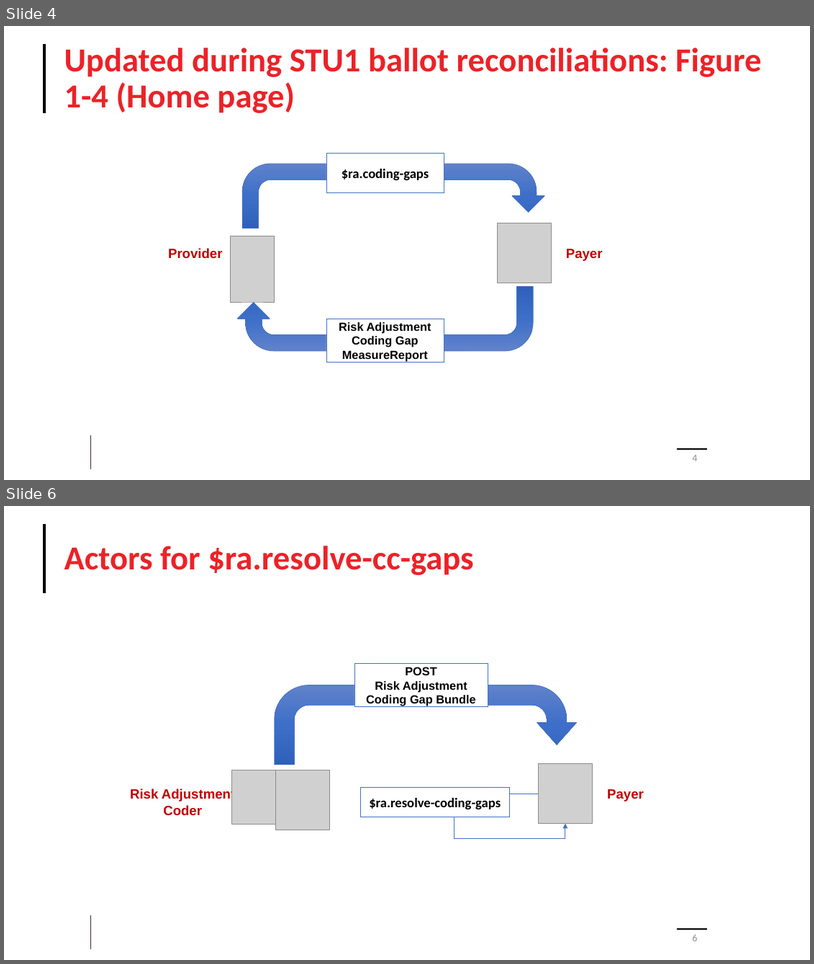
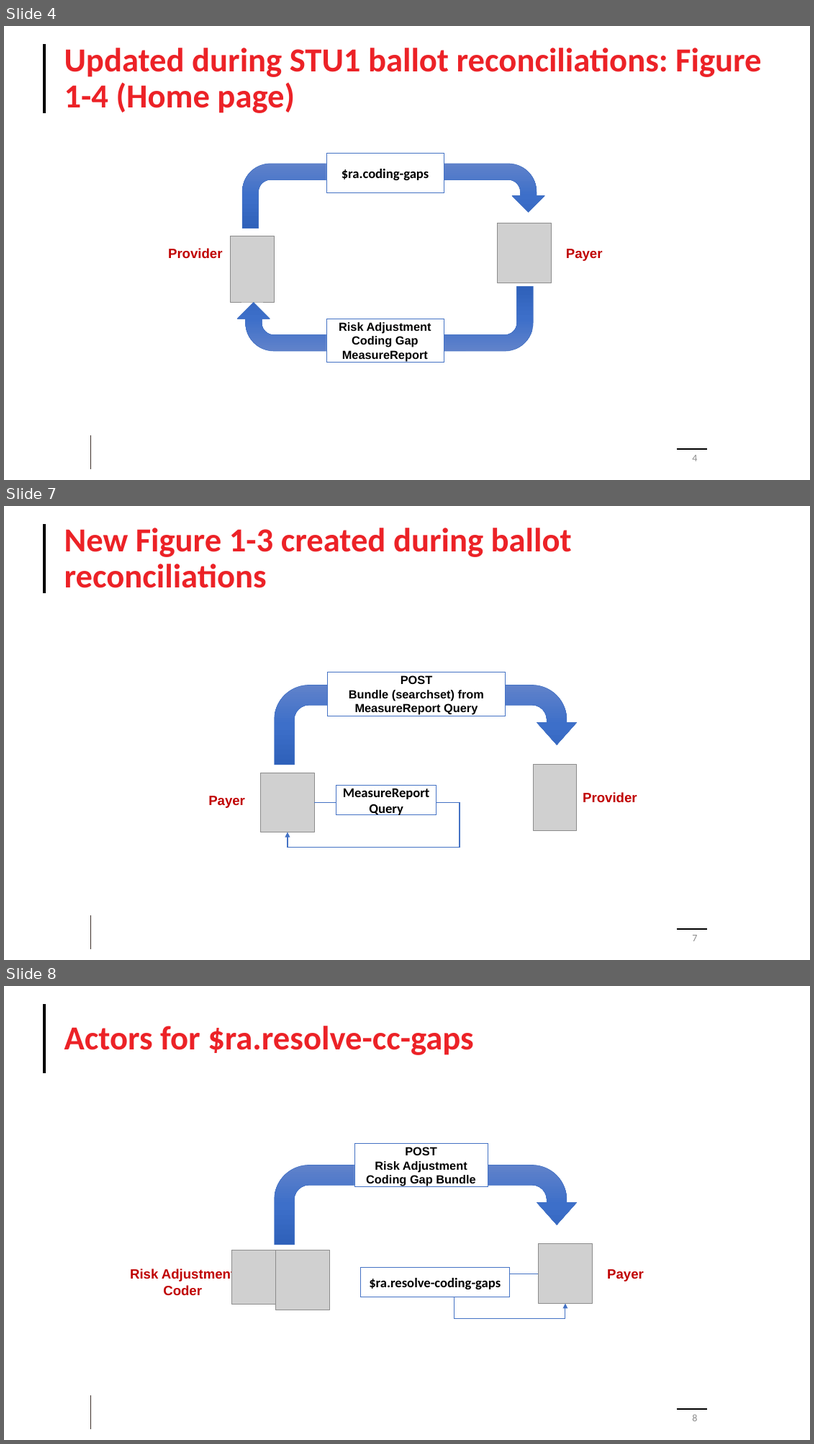
Before and after one commit to HL7/davinci-ra, a slide deck: input/images/Source/Risk Adjustment Images.pptx. Shown one above the other, each under a label of ours: slides 4 and 6 before the commit, slides 4, 7 and 8 after it; the slides between them are not shown. The pictures are 814x964 and 814x1444 pixels, drawn with LibreOffice and Linux fonts; fonts in the diff are those of the drawing; grey boxes stand for pictures; background and template pictures are left out. Boxes give left, top, right and bottom in pixels: in the first picture for what was removed or moved away, otherwise in the second. Text is boxed around its words. In the diff, an @@ line names an element or a change of style, - is before the commit and + after.

Commit message:
Updated for changes to new methodology including General-guidance, Report-generation, Report-query, and Remediation.  Includes updates to images

```diff
--- a/input/images/Source/Risk Adjustment Images.pptx
+++ b/input/images/Source/Risk Adjustment Images.pptx
@@ slide 7 added at <box>4,506,810,960</box>, background #FFFFFF; not listed: 3 template elements that a slide beside it also shows @@
@@ title added at <box>64,528,572,588</box>, 40 pt, text #EC2227, bold @@
+New Figure 1-3 created during ballot reconciliations
@@ rectangle added at <box>328,672,506,716</box>, fill #FFFFFF, outline #4472C4 0.5 pt, 14 pt, text #000000, bold @@
+POST
+Bundle (searchset) from MeasureReport Query
@@ uturn arrow added at <box>275,685,577,764</box>, fill gradient #6183CB to #3E70CA to #3062BB, outline #4472C4 0.5 pt @@
@@ picture added at <box>533,764,577,830</box> @@
@@ picture added at <box>261,772,315,831</box> @@
@@ rectangle added at <box>336,785,437,815</box>, fill #FFFFFF, outline #4472C4 0.5 pt, 16 pt, text #000000, bold @@
+MeasureReport Query
@@ text added at <box>208,795,245,808</box>, 16 pt, text #C00000, bold @@
+Payer
@@ elbow arrow added from (315, 803) to (288, 832), #4472C4 1 pt @@
@@ text added at <box>583,792,637,803</box>, 16 pt, text #C00000, bold @@
+Provider
@@ page number added at <box>692,934,697,941</box>, 12 pt, text #8C8C8C @@
+7
@@ what was slide 6 is now slide 8 @@
```
Also in this commit, not shown: 2 other slides added, 12 other files.
